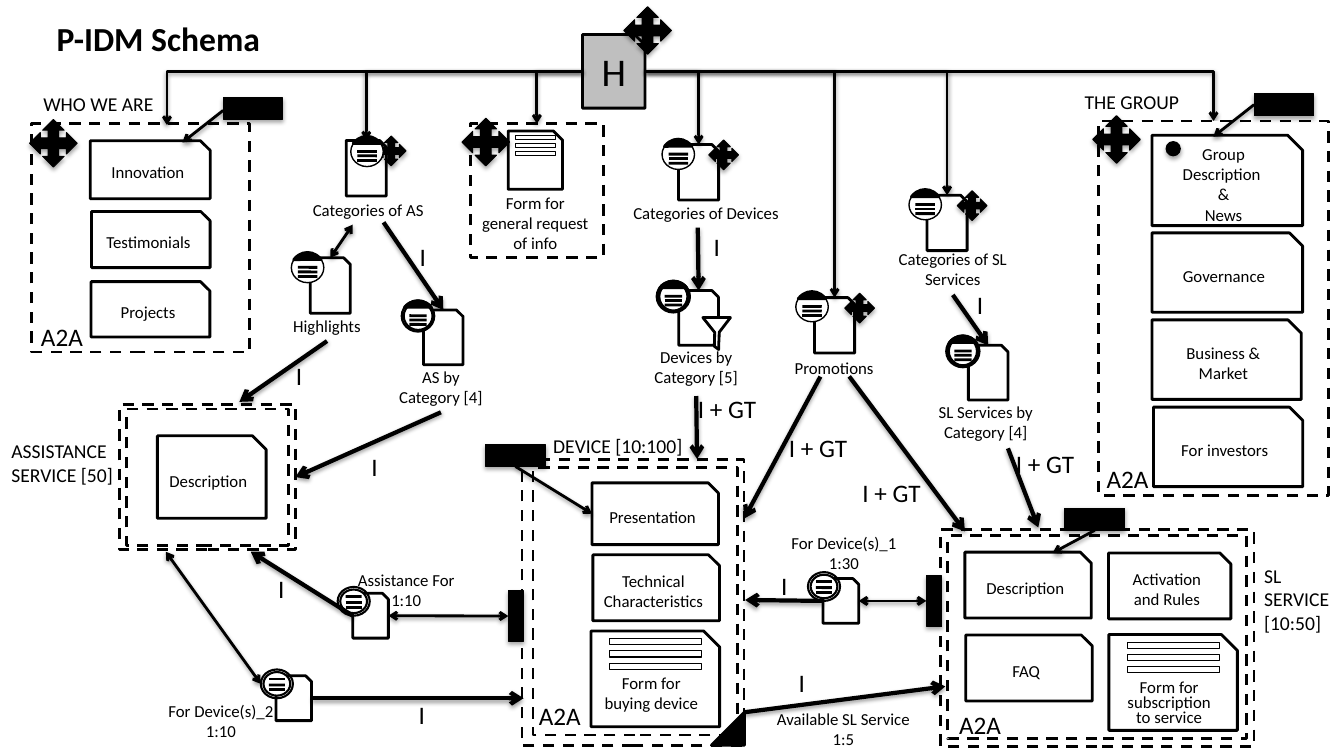
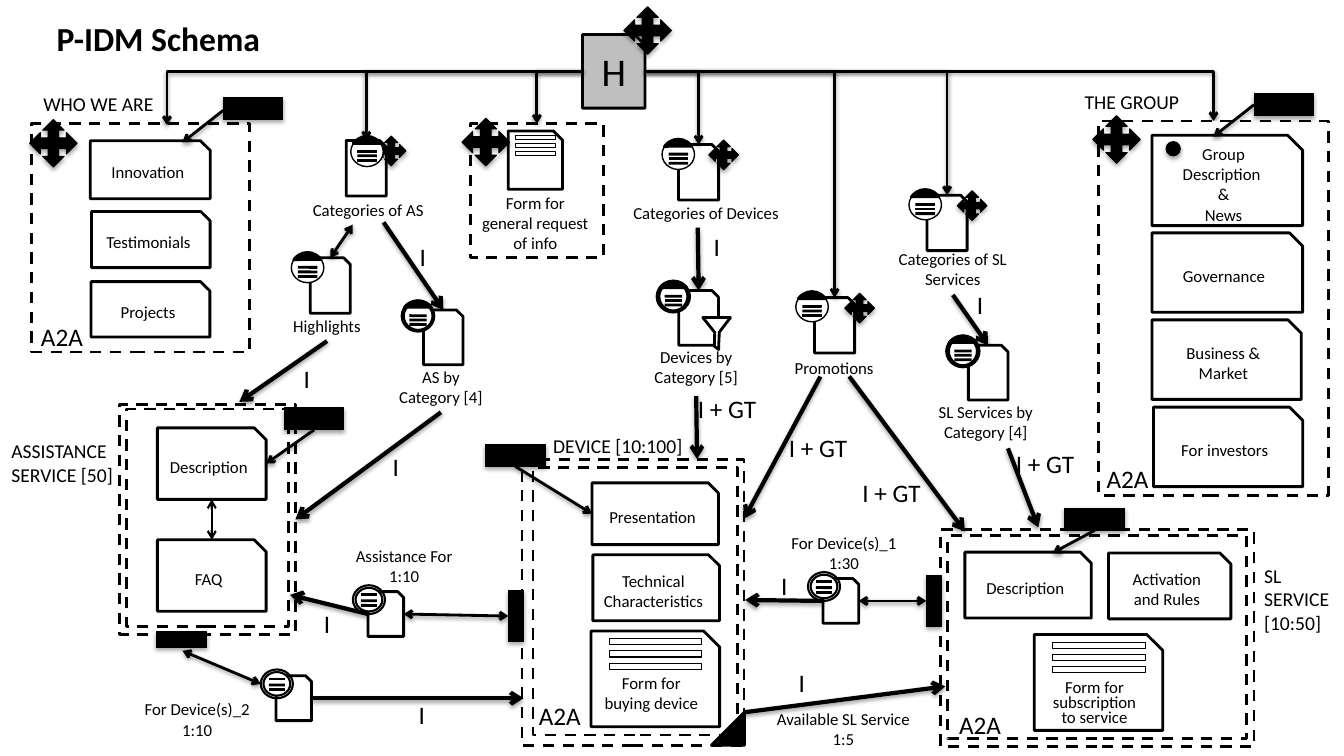
Before and after one commit to AntoMarcus14/HypermediaProject, a slide deck: slide 3 of 1st delivery/C-IDM.pptx. Drawn at 1344x756 pixels with LibreOffice and Linux fonts; fonts in the diff are those of the drawing. Boxes give left, top, right and bottom in pixels: in the first picture for what was removed or moved away, otherwise in the second. Text is boxed around its words. In the diff, an @@ line names an element or a change of style, - is before the commit and + after.

```diff
--- a/1st delivery/C-IDM.pptx
+++ b/1st delivery/C-IDM.pptx
@@ text "I": place and size @@
-text "I" at (296, 365, 302, 385)
+text "I" at (304, 371, 310, 388)
@@ rectangle: place and size @@
-rectangle at (119, 404, 295, 549)
+rectangle at (119, 404, 295, 634)
@@ rectangle: place and size @@
-rectangle at (127, 409, 289, 545)
+rectangle at (127, 409, 289, 626)
@@ rectangle added at (284, 408, 344, 431), fill #000000, outline #000000 0.75 pt @@
@@ arrow moved from (441, 412) - (295, 477) to (441, 412) - (295, 519) @@
@@ snip rect "Description": place and size @@
-snip rect "Description" at (157, 436, 266, 518)
+snip rect "Description" at (157, 427, 266, 499)
@@ arrow added from (315, 430) to (266, 464), #000000 2 pt @@
@@ text "I": place and size @@
-text "I" at (371, 459, 377, 476)
+text "I" at (393, 459, 399, 476)
@@ double arrow added from (212, 499) to (212, 540), #000000 1.5 pt @@
@@ snip rect "FAQ": place and size @@
-snip rect "FAQ" at (966, 635, 1092, 701)
+snip rect "FAQ" at (157, 540, 266, 612)
@@ text "Assistance For": place and size @@
-text "Assistance For" at (358, 574, 454, 606)
+text "Assistance For" at (356, 550, 452, 582)
@@ arrow moved from (353, 616) - (251, 552) to (368, 614) - (290, 595) @@
@@ text "I" rewrapped from (278, 577, 284, 598) to (324, 616, 330, 633) @@
@@ 3 lines, 2 ellipses, 1 snip rect: place and size @@
-3 lines, 2 ellipses, 1 snip rect at (338, 587, 388, 638)
+3 lines, 2 ellipses, 1 snip rect at (353, 586, 403, 636)
@@ double arrow moved from (508, 616) - (388, 616) to (508, 616) - (403, 614) @@
@@ rectangle added at (156, 632, 207, 647), fill #000000, outline #000000 0.75 pt @@
@@ double arrow moved from (166, 552) - (261, 684) to (182, 651) - (261, 684) @@
@@ 3 rectangles, 1 snip rect: place and size @@
-3 rectangles, 1 snip rect at (1109, 635, 1238, 731)
+3 rectangles, 1 snip rect at (1034, 635, 1164, 731)
@@ text "For Device(s)_2": place and size @@
-text "For Device(s)_2" at (168, 705, 273, 737)
+text "For Device(s)_2" at (145, 703, 250, 736)
```
Also in this commit, not shown: 1 other slide changed.
